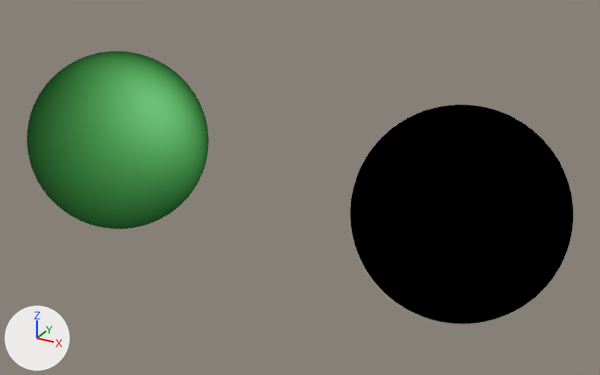
The Blender file Blender/Shaders/K12_Materials.blend: old version first, new version second.
Before and after are seen from a 50 mm lens placed at (4.06, -6.78, 3.3), pointed at (0.28, 0.09, -0.13). Lighting does not change. The marker at lower left points along +X, +Y and +Z. The older version comes first.

Script lines for the objects in view, before the commit:
```python
mat_k12_material_aio = bpy.data.materials.new('K12_Material_AIO')
mat_k12_material_aio.use_nodes = True; mat_k12_material_aio.node_tree.nodes.clear()
_N = mat_k12_material_aio.node_tree.nodes; _L = mat_k12_material_aio.node_tree.links
n0 = _N.new('ShaderNodeGroup'); n0.name = 'Group'
n0.node_tree = ng_k12_shader_aio
n0.inputs[0].default_value = (0.063, 0.283, 0.0742, 1.0)  # 'Base Color', green #47914d
n0.inputs[1].default_value = 0.283  # 'Brightness'
n0.inputs[2].default_value = 0.552  # 'Shift'
n0.inputs[3].default_value = 45.0  # 'Rotation'
n0.inputs[4].default_value = 0.194  # 'Dark Point'
n0.inputs[5].default_value = 0.875  # 'Light Point'
n1 = _N.new('ShaderNodeOutputMaterial'); n1.name = 'Material Output'
_L.new(n0.outputs[0], n1.inputs[0])  # 'Emission' to 'Surface'
me_sphere = bpy.data.meshes.new('Sphere')
me_sphere.from_pydata(...)  # 1986 vertices, 2048 faces; spans x -1.0..1.0, y -1.0..1.0, z -1.0..1.0
me_sphere.polygons.foreach_set('use_smooth', [True] * 2048)
me_sphere.materials.append(mat_k12_material_aio)
me_sphere_001 = bpy.data.meshes.new('Sphere.001')
me_sphere_001.from_pydata(...)  # 1986 vertices, 2048 faces; spans x -1.0..1.0, y -1.0..1.0, z -1.0..1.0
me_sphere_001.polygons.foreach_set('use_smooth', [True] * 2048)
me_sphere_001.materials.append(mat_k12_material_cpi)
ob_k12_material_aio_templatesphere = bpy.data.objects.new('K12_Material_AIO_TemplateSphere', me_sphere)
ob_k12_material_aio_templatesphere.location = (-2.0, 0.0, 0.0)
ob_k12_material_cpi_templatesphere = bpy.data.objects.new('K12_Material_CPI_TemplateSphere', me_sphere_001)
ob_k12_material_cpi_templatesphere.location = (2.0, 0.0, 0.0)
```
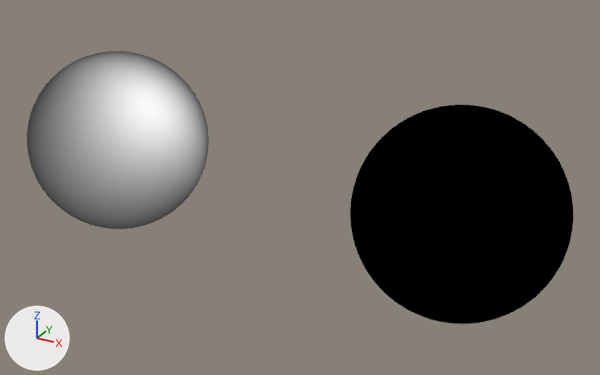
What changed in the scene script:
```text
Change mat_k12_material_aio:
    where n0 = _N.new('ShaderNodeGroup'); n0.name = 'Group'
    n0.inputs[0].default_value: (0.063, 0.283, 0.0742, 1.0) -> (0.376, 0.376, 0.376, 1.0)  # 'Base Color', green #47914d -> 'Base Color', grey #a5a5a5
    n0.inputs[5].default_value: 0.875 -> 0.99  # 'Light Point'
```

Location of each change, [x1, y1, x2, y2] in pixels of the pictures (600 x 375 px):
'K12_Material_AIO_TemplateSphere', recoloured, surface changed (green to grey): [27, 51, 209, 229] in both
